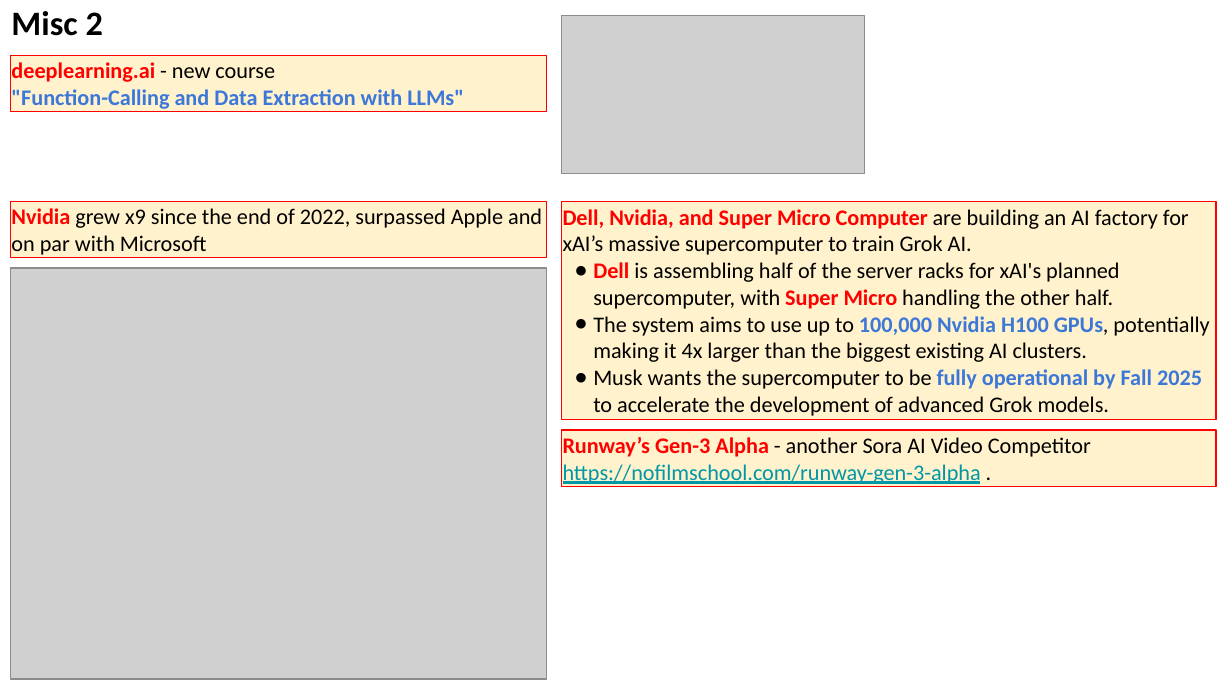
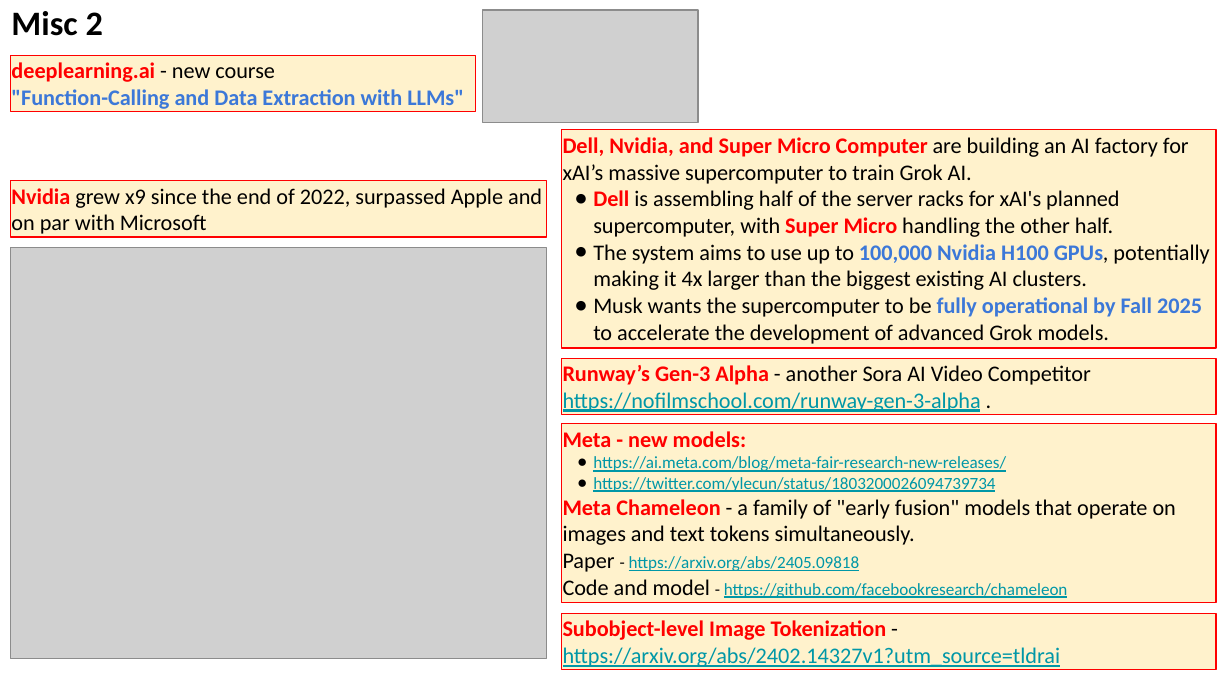
Before and after one commit to lselector/seminar, a slide deck: slide 9 of 2024/2024-06-21-AI-Updates.pptx (slide 8 before the commit). Drawn at 1232x693 pixels with LibreOffice and Linux fonts; fonts in the diff are those of the drawing; grey boxes stand for pictures. Boxes give left, top, right and bottom in pixels: in the first picture for what was removed or moved away, otherwise in the second. Text is boxed around its words. In the diff, an @@ line names an element or a change of style, - is before the commit and + after.

```diff
--- a/2024/2024-06-21-AI-Updates.pptx
+++ b/2024/2024-06-21-AI-Updates.pptx
@@ picture added at (x1=482, y1=10, x2=697, y2=122) @@
@@ picture removed at (x1=562, y1=16, x2=865, y2=174) @@
@@ rectangle "deeplearning.ai - new course" resized from (x1=10, y1=55, x2=546, y2=112) to (x1=10, y1=55, x2=476, y2=112) @@
@@ rectangle "Dell, Nvidia, and Super Micro ..." moved from (x1=562, y1=202, x2=1216, y2=420) to (x1=562, y1=129, x2=1216, y2=347) @@
@@ rectangle "Nvidia grew x9 since the ..." moved from (x1=10, y1=201, x2=546, y2=257) to (x1=10, y1=181, x2=546, y2=238) @@
@@ picture moved from (x1=10, y1=269, x2=546, y2=680) to (x1=10, y1=248, x2=546, y2=659) @@
@@ rectangle "Runway’s Gen-3 Alpha - another ..." moved from (x1=562, y1=430, x2=1216, y2=487) to (x1=562, y1=359, x2=1216, y2=415) @@
@@ rectangle added at (x1=562, y1=424, x2=1216, y2=602), fill #FFF2CC, outline #FF0000 0.75 pt, 10 pt, text #0097A7, underline @@
+Meta - new models:
+● https://ai.meta.com/blog/meta-fair-research-new-releases/
+● https://twitter.com/ylecun/status/1803200026094739734
+Meta Chameleon - a family of "early fusion" models that operate on images and text tokens simultaneously.
+Paper - https://arxiv.org/abs/2405.09818
+Code and model - https://github.com/facebookresearch/chameleon
@@ rectangle added at (x1=562, y1=614, x2=1216, y2=670), fill #FFF2CC, outline #FF0000 0.75 pt, 13 pt, text #0097A7, underline @@
+Subobject-level Image Tokenization - https://arxiv.org/abs/2402.14327v1?utm_source=tldrai
```
Also in this commit, not shown: 4 other slides changed, 5 slides added, 1 slide removed.
